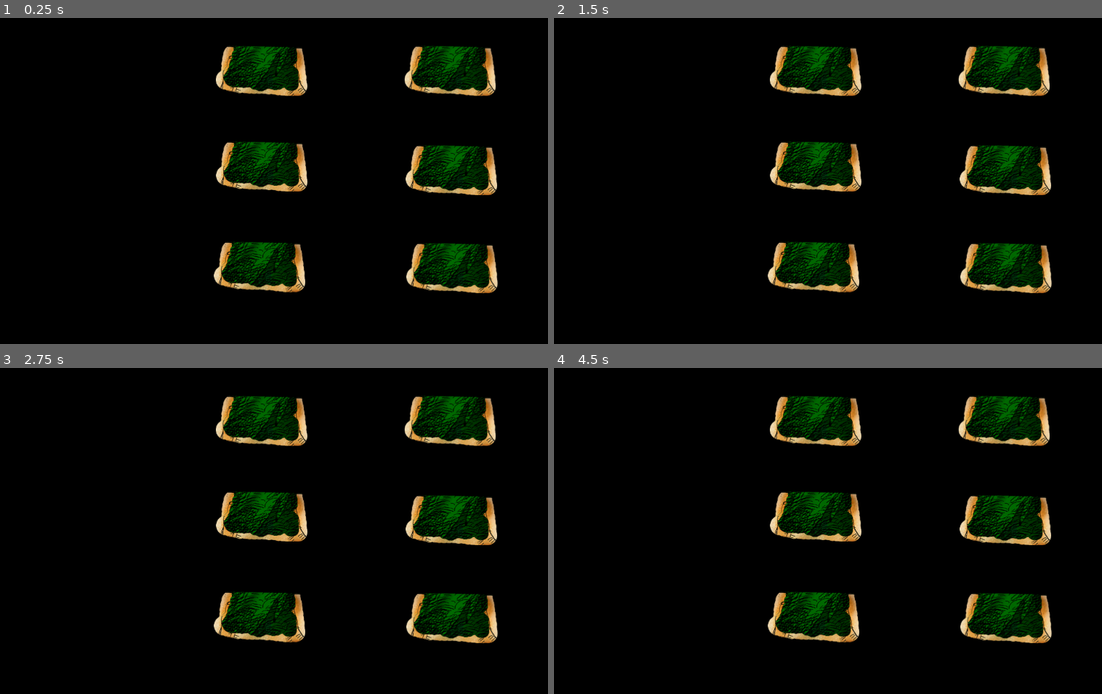
Above: before the commit, frames 1-4 (two rows, left to right).
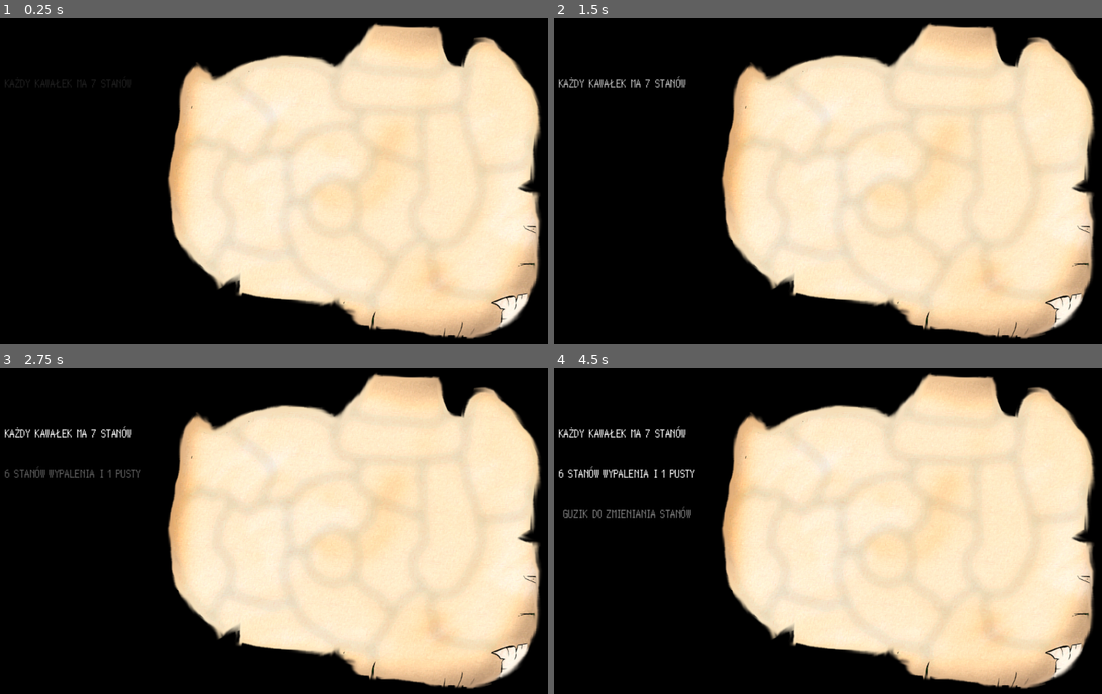
Above: after the commit, the same moments.

Repository: vexwith/WypalanieMapy
Game: Godot game, scene res://Tutorial/tutorial.tscn
Same seed, same stepped clock (60 frames per second), same inputs: the game is played once before the commit and once after it. This scene is started directly instead of the project's main scene. Sound files missing from this copy of the repository are replaced by a short silence.
Inputs (mouse positions are in pixels of both pictures, inside the frame that each line leads up to):
- Up to frame 1 (0.25 s): no input
- Up to frame 2 (1.5 s): move the mouse to (817, 70) at 0.52 s; press the mouse at (817, 70) at 0.53 s; move the mouse to (1003, 70) at 1.27 s; release the mouse at (1003, 70) at 1.28 s; right-click (1003, 70) at 1.35 s
- Up to frame 3 (2.75 s): move the mouse to (263, 517) at 2.02 s; hold Z (rewind) from 2.03 s (still down)
- Up to frame 4 (4.5 s): move the mouse to (1003, 521) at 2.77 s; release Z (rewind) at 2.78 s; click (1003, 521) at 2.85 s; move the mouse to (811, 615) at 3.52 s; hold Right mouse button (PPM) 3.53-4.28 s; tap Enter at 4.25 s; move the mouse to (1003, 619) at 4.27 s; tap Z (rewind) at 4.35 s

The runs differ from the first frame. In frame 1, 53% of the frame differs, in the area x 0-99%, y 1-99%; in frame 2, 53%; in frame 3, 54%; in frame 4, 54%.

Commit message:
tutorial one done

Diff:
--- a/Tutorial/text_theme.tres
+++ b/Tutorial/text_theme.tres
@@ -1,6 +1,6 @@
 [gd_resource type="Theme" load_steps=3 format=3 uid="uid://b08scbdwv7hst"]
 
-[ext_resource type="FontFile" uid="uid://cqei5g67wqjn5" path="res://PixelFraktur.ttf" id="1_7fy51"]
+[ext_resource type="FontFile" uid="uid://ca1bjtx2uqilh" path="res://Silver.ttf" id="1_k14uv"]
 
 [sub_resource type="StyleBoxEmpty" id="StyleBoxEmpty_iem2e"]
 
@@ -14,5 +14,5 @@
 Label/constants/shadow_offset_y = 1
 Label/constants/shadow_outline_size = 1
 Label/font_sizes/font_size = 30
-Label/fonts/font = ExtResource("1_7fy51")
+Label/fonts/font = ExtResource("1_k14uv")
 Label/styles/normal = SubResource("StyleBoxEmpty_iem2e")
--- a/Tutorial/tutorial.tscn
+++ b/Tutorial/tutorial.tscn
@@ -1,5 +1,6 @@
-[gd_scene load_steps=3 format=3 uid="uid://4qnxr8tt246x"]
+[gd_scene load_steps=4 format=3 uid="uid://4qnxr8tt246x"]
 
+[ext_resource type="PackedScene" uid="uid://qnyxc1f7413i" path="res://Tutorial/tutorial_one.tscn" id="1_1jvkj"]
 [ext_resource type="PackedScene" uid="uid://qhjh10w0bkmm" path="res://Tutorial/tutorial_two.tscn" id="1_xlu5m"]
 [ext_resource type="PackedScene" uid="uid://bbav8h88a3lio" path="res://Ognik/ognik.tscn" id="2_8p8i3"]
 
@@ -18,7 +19,11 @@
 grow_vertical = 2
 color = Color(0, 0, 0, 1)
 
+[node name="TutorialOne" parent="." instance=ExtResource("1_1jvkj")]
+layout_mode = 1
+
 [node name="TutorialTwo" parent="." instance=ExtResource("1_xlu5m")]
+visible = false
 layout_mode = 1
 
 [node name="Ognik" parent="." instance=ExtResource("2_8p8i3")]
--- a/Tutorial/tutorial_one.gd
+++ b/Tutorial/tutorial_one.gd
@@ -2,6 +2,35 @@
 
 @onready var pieces = $Pieces
 
+var next = 0
+
 func _ready():
+#	for piece in pieces.get_children():
+#		piece.clickable = false
+	Globals.ignore_clicks = true
+	get_parent().find_child("Ognik").przedmioty["lapa"] = true
+	get_parent().find_child("Ognik").przedmioty["ognik"] = false
+
+	var tween = get_tree().create_tween()
+	tween.tween_property($text/Label, "modulate", Color.WHITE, 2.0)
+	tween.tween_property($text/Label2, "modulate", Color.WHITE, 2.0)
+	tween.tween_property($text/Label3, "modulate", Color.WHITE, 1.0)
+	tween.tween_property($Button, "modulate", Color.WHITE, 1.0)
+	await tween.finished
+	$Button.show()
+
+
+
+func _on_button_pressed():
 	for piece in pieces.get_children():
-		piece.clickable = false
+		if piece.stage == 5:
+			piece.stage = -1
+			piece.update(0)
+		else:
+			piece.update(1)
+
+	next += 1
+	if next == 7:
+		var tween = get_tree().create_tween()
+		tween.tween_property($Button2, "modulate", Color.WHITE, 1.0)
+		$Button2.show()
--- a/Tutorial/tutorial_one.tscn
+++ b/Tutorial/tutorial_one.tscn
@@ -19,6 +19,38 @@
 [ext_resource type="PackedScene" uid="uid://gk6qmbaocyk1" path="res://Mapa/kawałek15/kawałek_15.tscn" id="16_dw2nh"]
 [ext_resource type="PackedScene" uid="uid://woqksepp4ytw" path="res://Mapa/kawałek16/kawałek_16.tscn" id="17_njdgq"]
 [ext_resource type="Theme" uid="uid://b08scbdwv7hst" path="res://Tutorial/text_theme.tres" id="19_d5qum"]
+[ext_resource type="Texture2D" uid="uid://dbbcxyoocwnvg" path="res://Tutorial/m_but1_0.png" id="20_5mlpw"]
+[ext_resource type="Texture2D" uid="uid://dpt3mp8py5glw" path="res://Tutorial/m_but1_1.png" id="21_3g326"]
+[ext_resource type="Texture2D" uid="uid://bju6s1q6hapnb" path="res://GUI/17gotolawaA.png" id="22_0jw0t"]
+[ext_resource type="Texture2D" uid="uid://cagwvgy70y76h" path="res://GUI/17goto16b.png" id="23_1nfla"]
+
+[sub_resource type="StyleBoxTexture" id="StyleBoxTexture_ndo43"]
+texture = ExtResource("20_5mlpw")
+region_rect = Rect2(0, 0, 113, 97)
+
+[sub_resource type="StyleBoxTexture" id="StyleBoxTexture_ky7s1"]
+texture = ExtResource("20_5mlpw")
+region_rect = Rect2(0, 0, 113, 97)
+
+[sub_resource type="StyleBoxTexture" id="StyleBoxTexture_6nj45"]
+texture = ExtResource("21_3g326")
+region_rect = Rect2(0, 0, 113, 97)
+
+[sub_resource type="StyleBoxEmpty" id="StyleBoxEmpty_awcqk"]
+
+[sub_resource type="StyleBoxTexture" id="StyleBoxTexture_a61dg"]
+texture = ExtResource("22_0jw0t")
+region_rect = Rect2(1, 1, 64, 52)
+
+[sub_resource type="StyleBoxTexture" id="StyleBoxTexture_bjair"]
+texture = ExtResource("23_1nfla")
+region_rect = Rect2(1, 1, 66, 50)
+
+[sub_resource type="StyleBoxTexture" id="StyleBoxTexture_8ha4d"]
+texture = ExtResource("22_0jw0t")
+region_rect = Rect2(1, 1, 64, 52)
+
+[sub_resource type="StyleBoxEmpty" id="StyleBoxEmpty_vm7u7"]
 
 [node name="TutorialOne" type="Control"]
 layout_mode = 3
@@ -90,14 +122,61 @@
 [node name="Kawałek16" parent="Pieces" instance=ExtResource("17_njdgq")]
 position = Vector2(446.667, 185.556)
 
-[node name="Label" type="Label" parent="."]
+[node name="text" type="VBoxContainer" parent="."]
 layout_mode = 0
-offset_left = 69.4445
-offset_top = 126.111
-offset_right = 109.444
-offset_bottom = 149.111
+offset_left = 40.5556
+offset_top = 108.889
+offset_right = 282.556
+offset_bottom = 182.889
+theme_override_constants/separation = 40
+
+[node name="Label" type="Label" parent="text"]
+modulate = Color(1, 1, 1, 0)
+layout_mode = 2
 theme = ExtResource("19_d5qum")
-text = "Każdy kawałek ma 7 stanów"
+text = "KAŻDY KAWAŁEK MA 7 STANÓW"
+
+[node name="Label2" type="Label" parent="text"]
+modulate = Color(1, 1, 1, 0)
+layout_mode = 2
+theme = ExtResource("19_d5qum")
+text = "6 STANÓW WYPALENIA I 1 PUSTY"
+
+[node name="Label3" type="Label" parent="text"]
+modulate = Color(1, 1, 1, 0)
+layout_mode = 2
+theme = ExtResource("19_d5qum")
+text = "GUZIK DO ZMIENIANIA STANÓW"
+horizontal_alignment = 1
+vertical_alignment = 1
+
+[node name="Button" type="Button" parent="."]
+visible = false
+modulate = Color(1, 1, 1, 0)
+layout_mode = 2
+offset_left = 97.7778
+offset_top = 325.556
+offset_right = 210.778
+offset_bottom = 422.556
+theme_override_styles/normal = SubResource("StyleBoxTexture_ndo43")
+theme_override_styles/hover = SubResource("StyleBoxTexture_ky7s1")
+theme_override_styles/pressed = SubResource("StyleBoxTexture_6nj45")
+theme_override_styles/focus = SubResource("StyleBoxEmpty_awcqk")
+
+[node name="Button2" type="Button" parent="."]
+visible = false
+modulate = Color(1, 1, 1, 0)
+layout_mode = 0
+offset_left = 120.556
+offset_top = 461.667
+offset_right = 185.556
+offset_bottom = 515.667
+theme_override_styles/normal = SubResource("StyleBoxTexture_a61dg")
+theme_override_styles/hover = SubResource("StyleBoxTexture_bjair")
+theme_override_styles/pressed = SubResource("StyleBoxTexture_8ha4d")
+theme_override_styles/focus = SubResource("StyleBoxEmpty_vm7u7")
+
+[connection signal="pressed" from="Button" to="." method="_on_button_pressed"]
 
 [editable path="Pieces/Kawałek1"]
 [editable path="Pieces/Kawałek2"]
Not shown, added: AutourOne-Regular.otf.import
Binary file added: Silver.ttf
Not shown, added: Silver.ttf.import
Binary file added: Tutorial/m_but1_0.png
Not shown, added: Tutorial/m_but1_0.png.import
Binary file added: Tutorial/m_but1_1.png
Not shown, added: Tutorial/m_but1_1.png.import
Not shown: 1 places in Tutorial/tutorial_one.tscn that only renumber resources
Binary file added: pricedown bl.otf
Not shown, added: pricedown bl.otf.import
